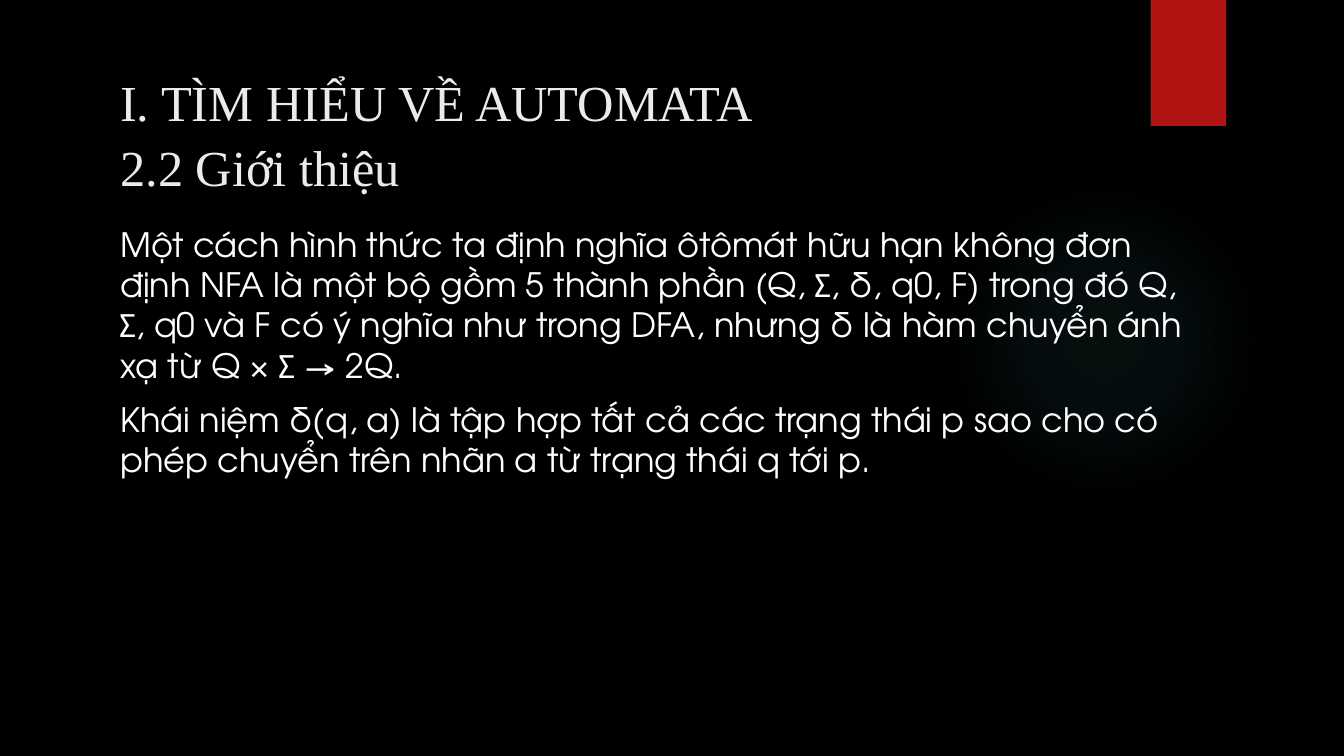
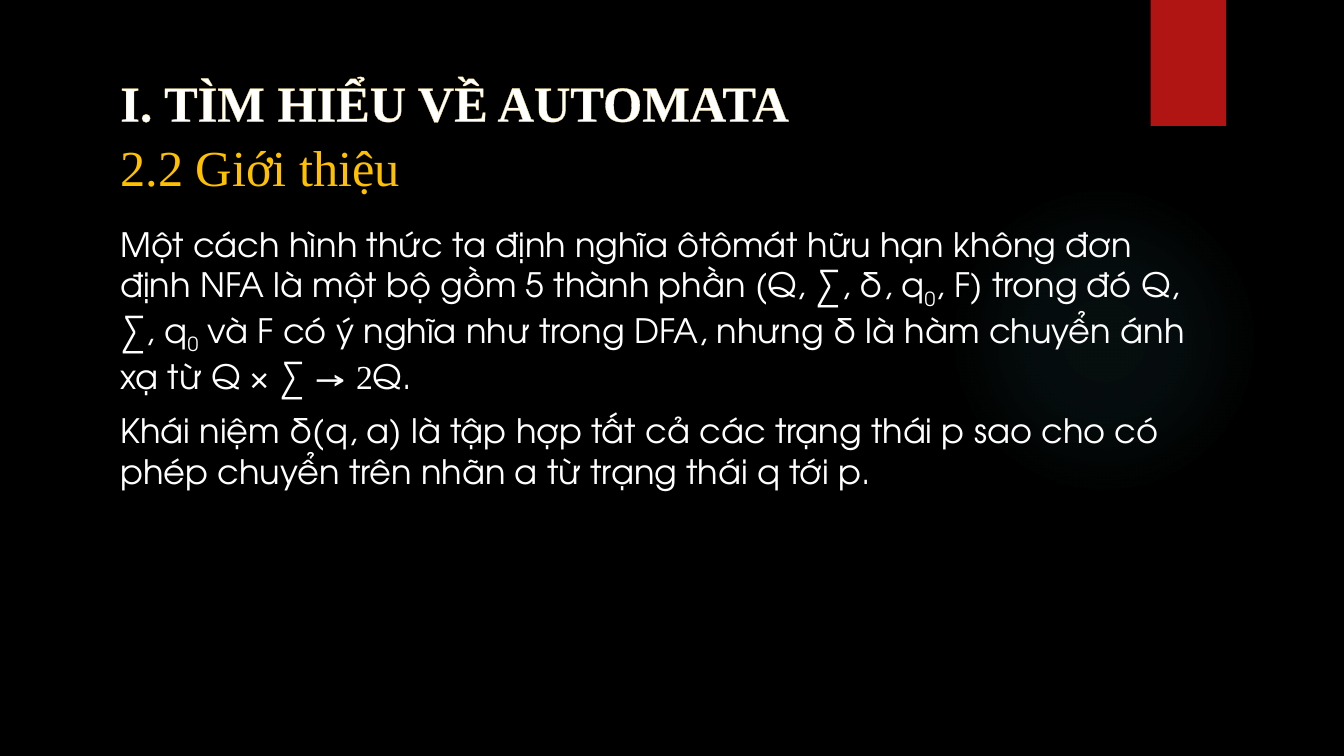
Before and after one commit to bahao113/TieuLuanNNHTvaTinhToan, a slide deck: slide 7 of bao cao.pptx. Drawn at 1344x756 pixels with LibreOffice and Linux fonts; fonts in the diff are those of the drawing; background and template pictures are left out. Boxes give left, top, right and bottom in pixels: in the first picture for what was removed or moved away, otherwise in the second. Text is boxed around its words. In the diff, an @@ line names an element or a change of style, - is before the commit and + after.

```diff
--- a/bao cao.pptx
+++ b/bao cao.pptx
@@ text "I. TÌM HIỂU VỀ AUTOMATA" at (x1=120, y1=82, x2=789, y2=123): text colour #EBEBEB to #FFFFFF, letter outline none to #F0D47F 0.52 pt, bold on @@
@@ text "2.2 Giới thiệu" at (x1=120, y1=151, x2=400, y2=195): text colour #EBEBEB to #FFC000 @@
@@ subtitle at (x1=120, y1=231, x2=1185, y2=396): text changed @@
-Một cách hình thức ta định nghĩa ôtômát hữu hạn không đơn định NFA là một bộ gồm 5 thành phần (Q, Σ, δ, q0, F) trong đó Q, Σ, q0 và F có ý nghĩa như trong DFA, nhưng δ là hàm chuyển ánh xạ từ Q × Σ → 2Q.
+Một cách hình thức ta định nghĩa ôtômát hữu hạn không đơn định NFA là một bộ gồm 5 thành phần (Q, ∑, δ, q0, F) trong đó Q, ∑, q0 và F có ý nghĩa như trong DFA, nhưng δ là hàm chuyển ánh xạ từ Q × ∑ → 2Q.
```
Also in this commit, not shown: 8 other slides changed, 11 slides added, 1 slide removed.
